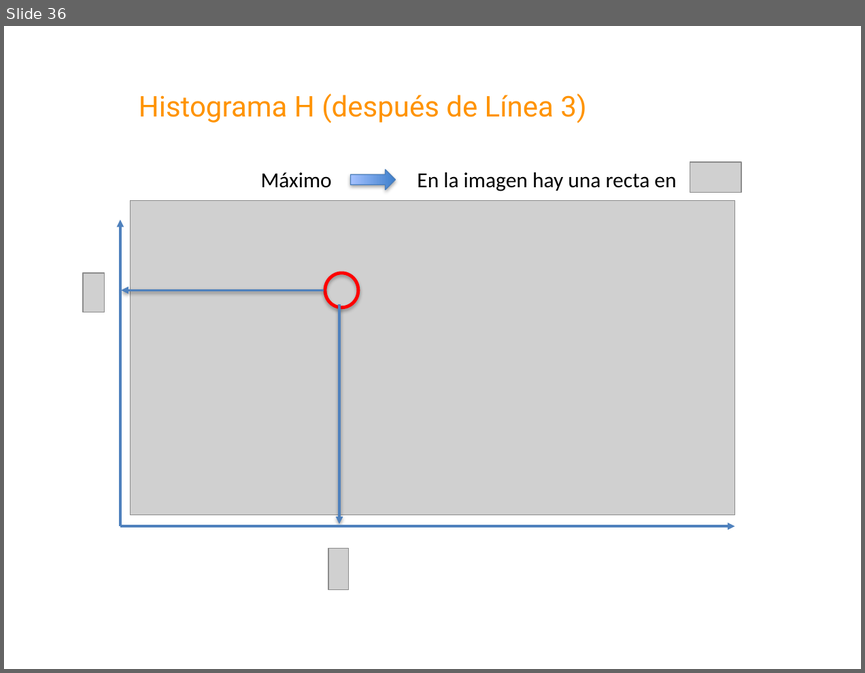
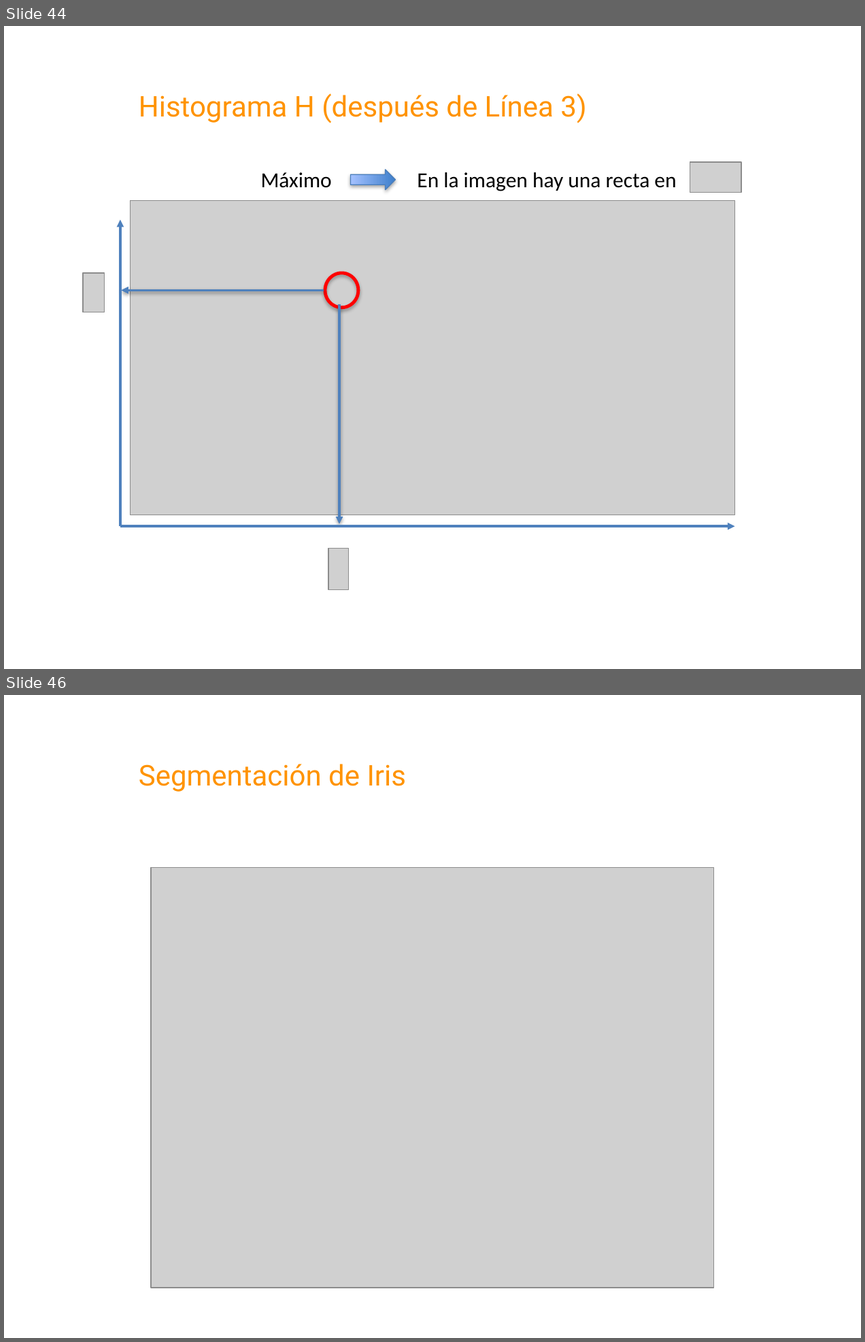
Before and after one commit to domingomery/imagenes, a slide deck: clases/Cap08_Segmentacion/presentations/IMG08_Hough.pptx. Shown one above the other, each under a label of ours: slide 36 before the commit, slides 44 and 46 after it; the slides between them are not shown. The pictures are 865x673 and 865x1342 pixels, drawn with LibreOffice and Linux fonts; fonts in the diff are those of the drawing; grey boxes stand for pictures; background and template pictures are left out. Boxes give left, top, right and bottom in pixels: in the first picture for what was removed or moved away, otherwise in the second. Text is boxed around its words. In the diff, an @@ line names an element or a change of style, - is before the commit and + after.

```diff
--- a/clases/Cap08_Segmentacion/presentations/IMG08_Hough.pptx
+++ b/clases/Cap08_Segmentacion/presentations/IMG08_Hough.pptx
@@ slide 46 added at [4, 695, 861, 1338], background #FFFFFF @@
@@ text added at [139, 764, 406, 792], 24 pt, text #FF9300 @@
+Segmentación de Iris
@@ picture added at [152, 867, 715, 1287] @@
@@ what was slide 36 is now slide 44 @@
```
Also in this commit, not shown: 9 other slides added, 11 other files.
